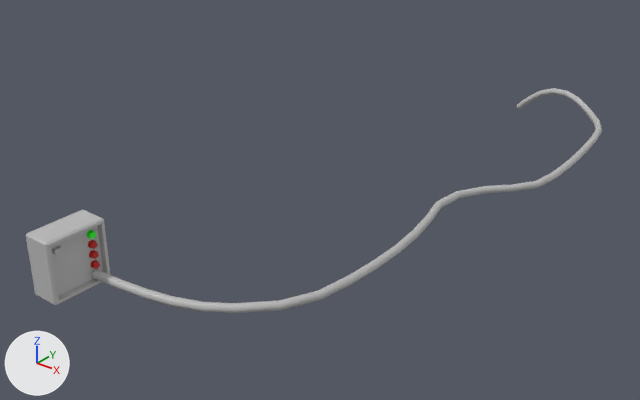
Before and after pictures for a commit that changed the FBX model PPR301_Assessment1/Assets/Art/Models/Props/PoolPumpMachine.fbx.
Rendered twice from a 50 mm camera at (94.1, 5.8, 11.2) aimed at (74.1, 30.8, -4.3). Lighting does not change. The marker at lower left points along +X, +Y and +Z. Where no turn or scale is listed for an object, it has been applied to the vertices.
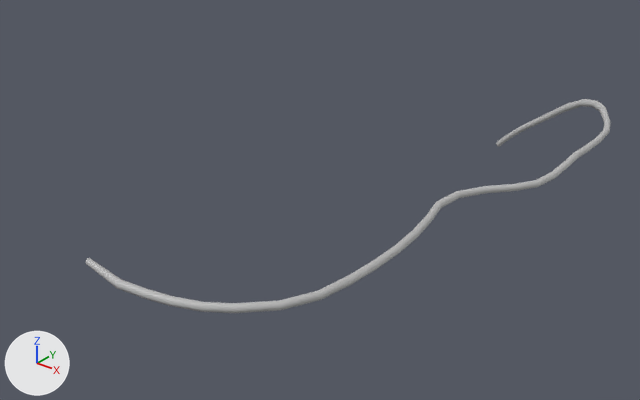
Boxes [x1, y1, x2, y2] around the edits, measured in the pictures (640 x 400 px; the box of a moved part takes in the faces that stretch with it):
'sweep2', reshaped
    before: [92, 88, 602, 313]
    after: [86, 99, 611, 313]
'pCube345', deleted
    before: [26, 209, 110, 305]
'pCylinder7', deleted
    before: [87, 230, 96, 239]
'pCylinder8', deleted
    before: [88, 240, 97, 249]
'pCylinder9', deleted
    before: [89, 250, 99, 259]
'pCube347', deleted
    before: [51, 246, 62, 254]
'pCylinder10', deleted
    before: [91, 260, 100, 269]
part 1 of me_mesh_007, moved or reshaped
    before: [517, 88, 602, 179]
    after: [496, 99, 611, 178]
part 2 of me_mesh_007, moved or reshaped
    before: [92, 269, 120, 288]
    after: [86, 258, 120, 287]

What the commit changed:
me_mesh_007 is used by ob_sweep2; location (0.0, 0.0, 0.0).
Before the commit, vertices of me_mesh_007: 0 (73.9, 20.0, -2.7) at pixel (94, 269), 1 (73.9, 19.9, -2.7) at pixel (92, 272), 2 (73.9, 19.8, -2.8) at pixel (91, 275), 3 (73.8, 19.9, -2.9) at pixel (92, 277), 4 (73.8, 20.0, -3.0).
Before the commit, vertices of me_mesh_007: 5 (73.8, 20.1, -2.9), 6 (73.8, 20.1, -2.8), 7 (73.8, 20.1, -2.7) at pixel (97, 269).
me_mesh_007 had 288 vertices, 280 faces and spanned x 73.8..81.1, y 19.8..47.1, z -4.9..-2.7.
me_mesh_007 now has 288 vertices, 280 faces and spans x 73.1..81.1, y 19.9..47.8, z -7.6..-2.4.
me_mesh_007 part 1: 133 of 288 vertices moved; they spanned x 74.5..81.1, y 38.4..47.1, z -4.9..-3.2 and now span x 73.1..81.1, y 38.4..47.8, z -7.6..-3.3; mean shift (-0.4, 0.5, -1.1); largest move (74.5, 47.0, -4.7) -> (73.1, 47.7, -7.4).
Part 2, on me_mesh_007:
Vertices 0, 1, 2, 6, 7 of me_mesh_007 move by (-0.3, 0.0, 0.3).
Vertices 3, 4, 5 of me_mesh_007 move by (-0.3, 0.0, 0.4).
Object 'pCylinder10' (ob_pcylinder10) is deleted.
Object 'pCylinder9' (ob_pcylinder9) is deleted.
Object 'pCube345' (ob_pcube345) is deleted.
Object 'pCube347' (ob_pcube347) is deleted.
Object 'pCylinder7' (ob_pcylinder7) is deleted.
Object 'pCylinder8' (ob_pcylinder8) is deleted.
